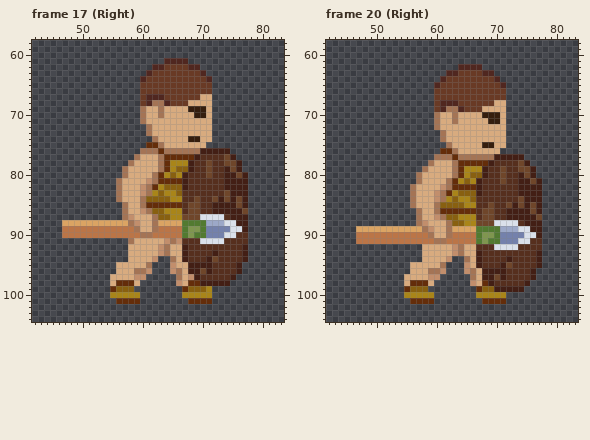
Pixel-art file: Assets/Combat/Graphics/Characters/Human/Humans_Tank_Body_Idle.aseprite. That is the earlier state.
128x128 pixels, 64 frames. Shown: frame 17 (Right): x 42..83, y 58..104; frame 20 (Right): x 42..83, y 58..104. The commit also changed other frames, which this record leaves out.
New version:
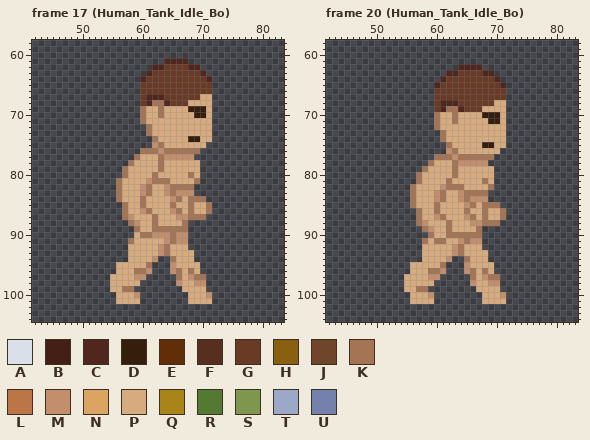
Palette (. is transparent): A #dae0ea  B #431f15  C #502720  D #351e0e  E #642d0a  F #562f1e  G #693a25  H #886010  J #6f462a  K #a47455  L #bb7547  M #c28e6c  N #dba463  P #d8ab7f  Q #a98519  R #527a30  S #7f964f  T #9ca8c8  U #7481ac
What changed:
layer "Clothes" removed
layer "Shield" removed
layer "Spear" removed
Changed rows in their new state; - is an unchanged pixel.
Frame 17 (Human_Tank_Idle_Bo):
first column x 47:
 75 --------------.M---------------
 76 ----------------M------.....---
 77 -----------------MMMMM.......--
 78 -----------------PPPPPP.......-
 79 -----------------PPPPPP.......-
 80 ----------------PPPPPKP........
 81 ----------------KKPPPPK........
 82 ---------------PPMKKKK.........
 83 ---------------PPMKMMM.........
 84 --------------PPPPMKPKKK.......
 85 --------------PPPPKPPKPPK......
 86 ---------------PPPMKPKPPK......
 87 ----------------PPPMMKKK.......
 88 ...........-----PPPPK..........
 89 ............----KKKKK..........
 90 ............P--MMMKMM..........
 91 --------------------M..........
 92 --------------------P..........
 93 --------------------PP.........
 94 --------------------PP.........
 95 ---------------------PP.......-
 96 ---------------------KP.......-
 97 ----------------------KK.....--
 98 ---------PPP---------PMM....---
 99 --------PPKK--------PPPP.------
100 --------.PPPM-------.PPPM------
101 ---------PPPP--------PPPP------
Frame 20 (Human_Tank_Idle_Bo):
first column x 47:
 76 --------------.M---------------
 77 ----------------M------.....---
 78 -----------------MMMMM.......--
 79 -----------------PPPPPP.......-
 80 -----------------PPPPPP.......-
 81 ----------------PPPPPKP........
 82 ----------------KKPPPPK........
 83 ---------------PPMKKKK.........
 84 ---------------PPMKMMM.........
 85 --------------PPPPMKPKKK.......
 86 --------------PPPPKPPKPPK......
 87 ---------------PPPMKPKPPK......
 88 ----------------PPPMMKKK.......
 89 ...........-----PPPPK..........
 90 ............----KKKKK..........
 91 ...........KP--PPMKMM..........
 92 --------------------P..........
 93 --------------------PP.........
 94 --------------------PP.........
 95 --------------------PPP........
 96 ---------------------KP.......-
 97 ---------------------MKK......-
 98 ---------PPP---------PMM.....--
 99 --------PPKK--------PPPP....---
100 --------.PPPM-------.PPPM------
101 ---------PPPP--------PPPP------
Changed places in both pictures, as pixel boxes (x1, y1, x2, y2):
changed: (62, 142, 248, 304)
changed: (356, 148, 542, 304)
